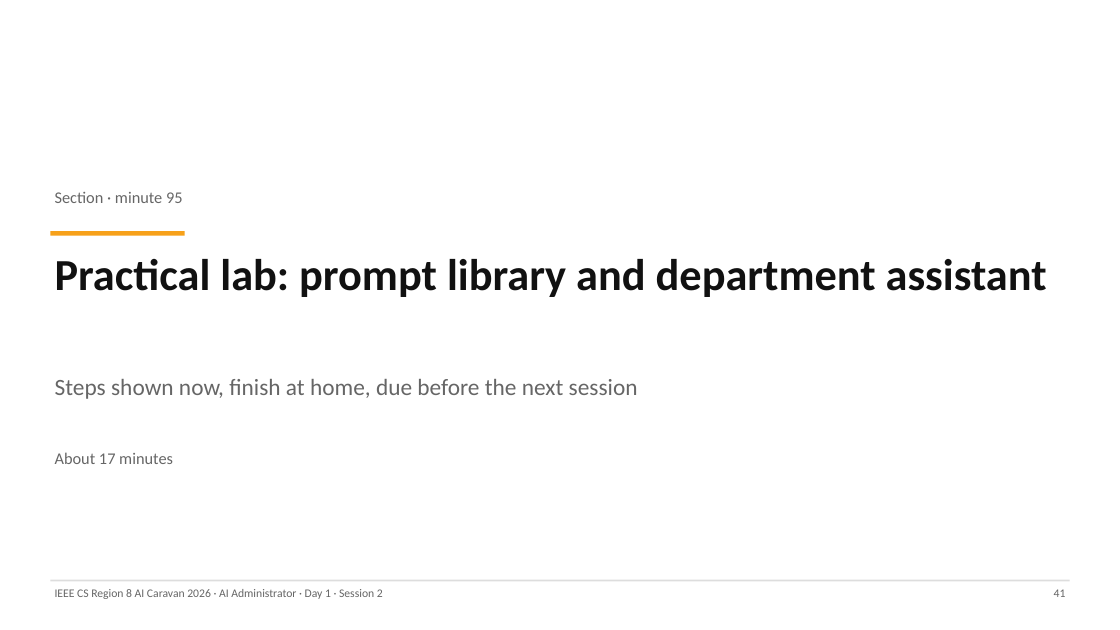
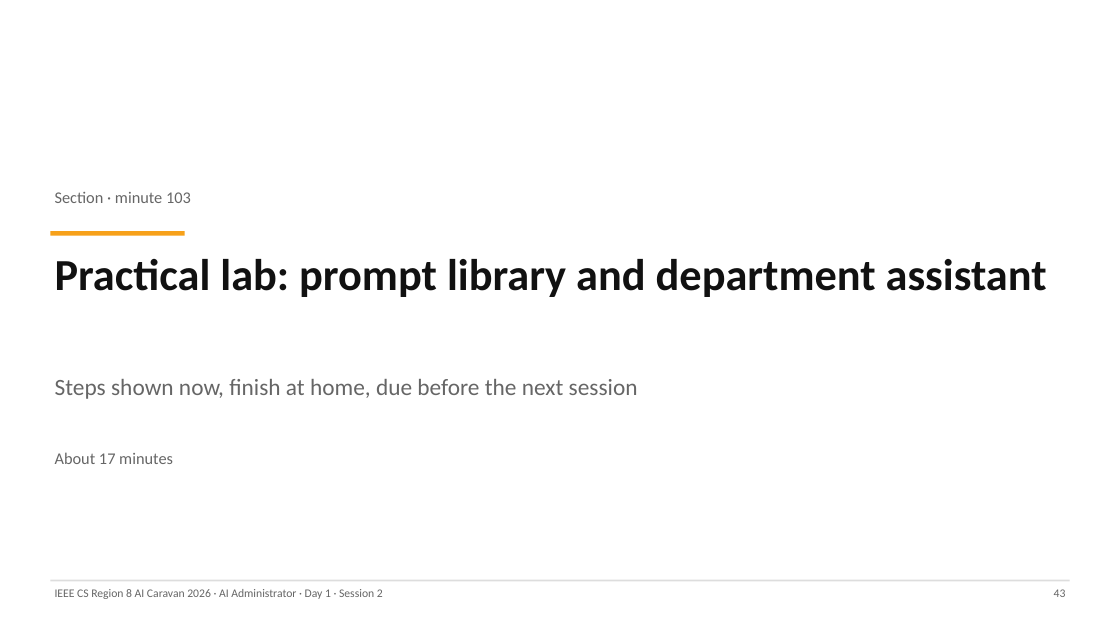
Before and after one commit to abedbanna/snippet-vault, a slide deck: slide 43 of instructor/ai-administrator/out/day1/Day1_S2_Prompting_for_Operators.pptx (slide 41 before the commit). Drawn at 1120x630 pixels with LibreOffice and Linux fonts; fonts in the diff are those of the drawing. Boxes give left, top, right and bottom in pixels: in the first picture for what was removed or moved away, otherwise in the second. Text is boxed around its words. In the diff, an @@ line names an element or a change of style, - is before the commit and + after.

```diff
--- a/instructor/ai-administrator/out/day1/Day1_S2_Prompting_for_Operators.pptx
+++ b/instructor/ai-administrator/out/day1/Day1_S2_Prompting_for_Operators.pptx
@@ text at <box>55,192,191,203</box>: text changed @@
-Section · minute 95
+Section · minute 103
@@ text at <box>1054,589,1066,597</box>: text changed @@
-41
+43
```
Also in this commit, not shown: 9 other slides changed, 2 other files.
